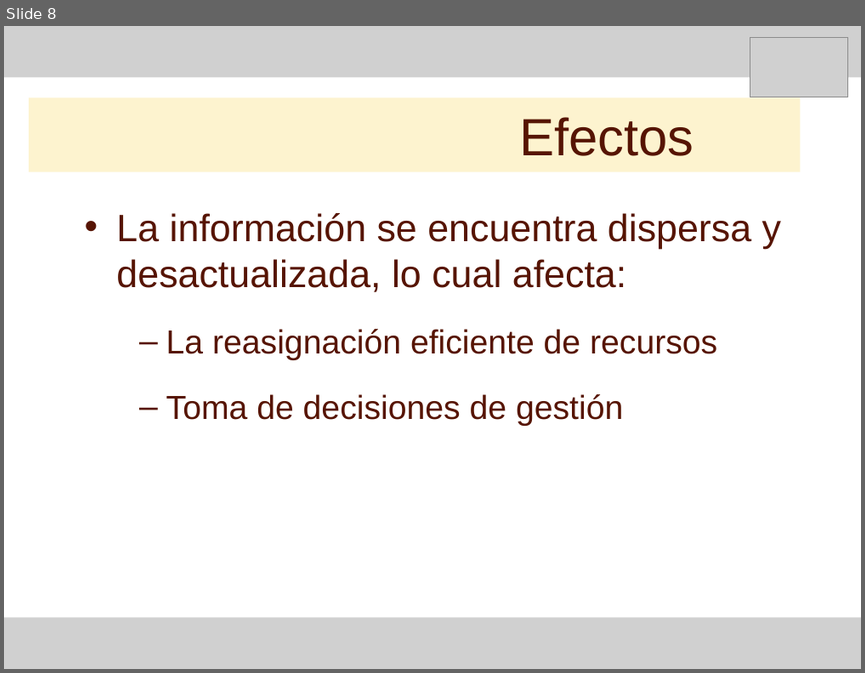
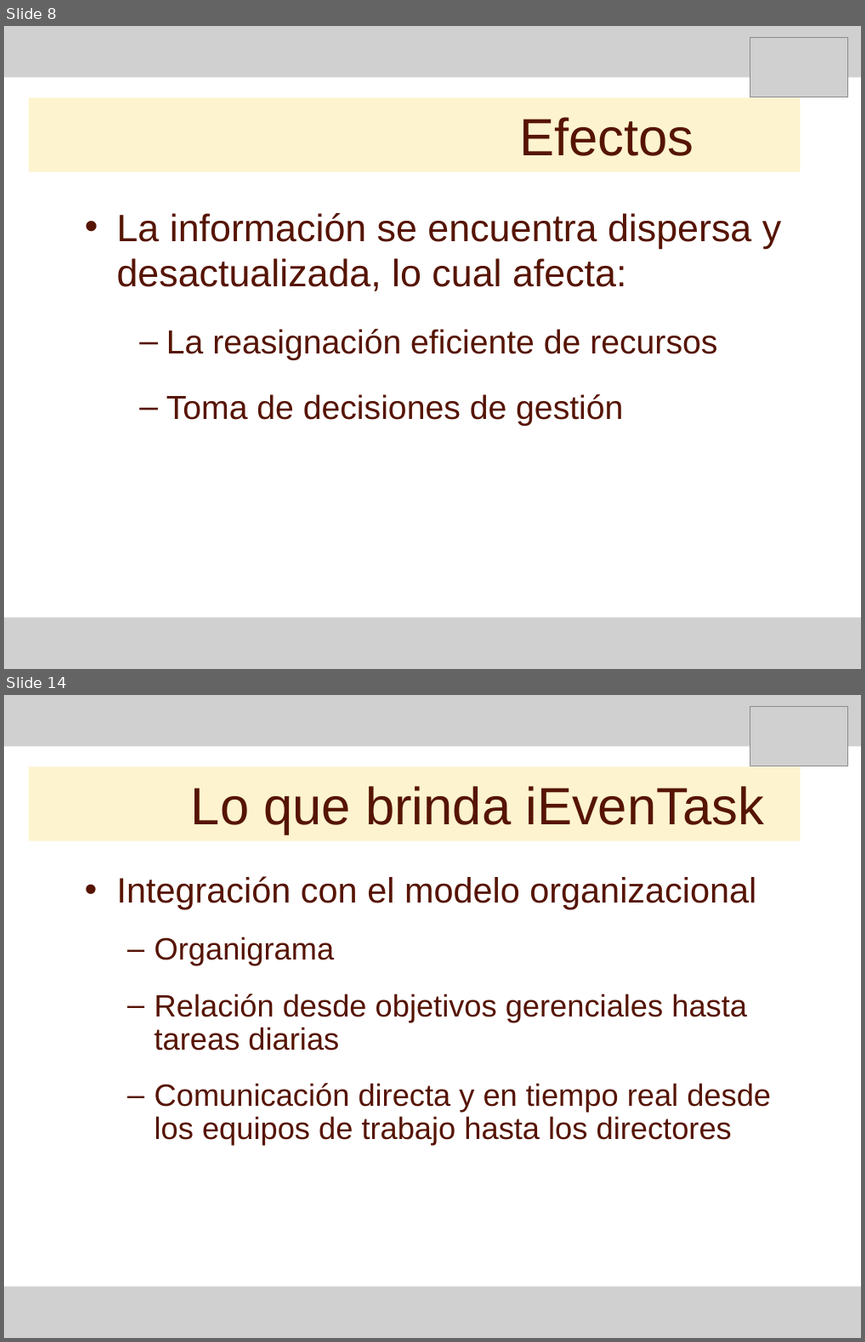
Before and after one commit to Letractively/proyunlam, a slide deck: Documentacion/97 - Exposicion/Presentacion producto.ppt. Shown one above the other, each under a label of ours: slide 8 before the commit, slides 8 and 14 after it; the slides between them are not shown. The pictures are 865x673 and 865x1342 pixels, drawn with LibreOffice and Linux fonts; fonts in the diff are those of the drawing; grey boxes stand for pictures. Boxes give left, top, right and bottom in pixels: in the first picture for what was removed or moved away, otherwise in the second. Text is boxed around its words. In the diff, an @@ line names an element or a change of style, - is before the commit and + after.

```diff
--- a/Documentacion/97 - Exposicion/Presentacion producto.ppt
+++ b/Documentacion/97 - Exposicion/Presentacion producto.ppt
@@ slide 14 added at (4, 695, 861, 1338), background #FFFFFF @@
@@ picture added at (4, 695, 861, 746) @@
@@ picture added at (749, 707, 847, 766) @@
@@ title added at (29, 767, 800, 841), fill #FBE389 at 40% opacity, 44 pt, text #561403 @@
+Lo que brinda iEvenTask
@@ text added at (117, 876, 771, 1145), 25.9 pt, text #561403 @@
+• Integración con el modelo organizacional
+  – Organigrama
+  – Relación desde objetivos gerenciales hasta tareas diarias
+  – Comunicación directa y en tiempo real desde los equipos de trabajo hasta los directores
@@ picture added at (4, 1287, 861, 1338) @@
```
Also in this commit, not shown: 12 other slides added.
